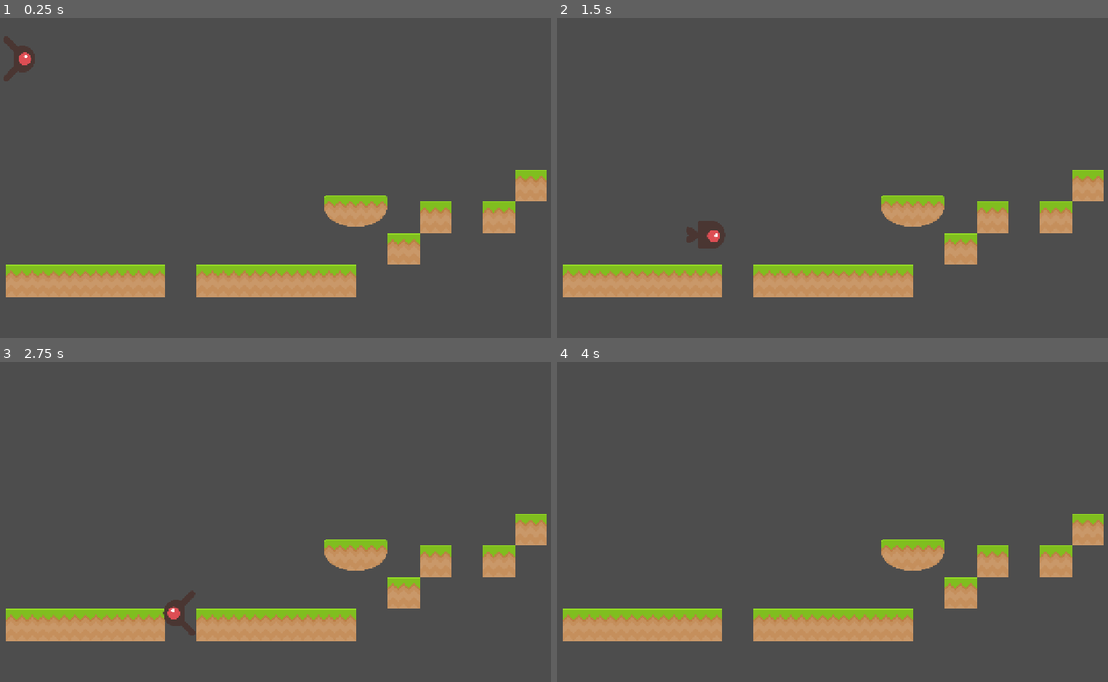
Above: before the commit, frames 1-4 (two rows, left to right).
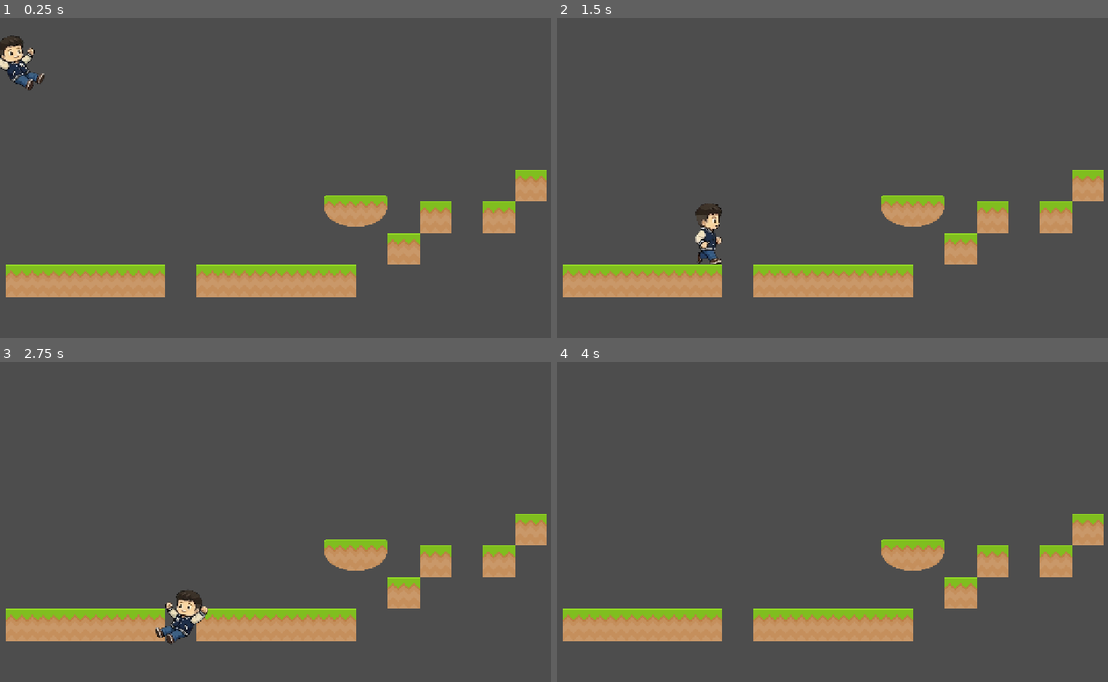
Above: after the commit, the same moments.

Repository: JunhyeongKim1/Retrieve-game-
Game: Godot game, scene res://scenes/stage/stage1.tscn
Same seed, same stepped clock (60 frames per second), same inputs: the game is played once before the commit and once after it.
Inputs:
- Up to frame 1 (0.25 s): no input
- Up to frame 2 (1.5 s): hold Right (ui_right) from 0.53 s (still down); tap Space (ui_accept) at 0.77 s
- Up to frame 3 (2.75 s): tap Space (ui_accept) at 1.52 s; release Right (ui_right) at 2.03 s; hold Left (ui_left) from 2.03 s (still down)
- Up to frame 4 (4 s): release Left (ui_left) at 2.78 s; hold Right (ui_right) from 2.78 s (still down); tap Space (ui_accept) at 3.02, 3.77 s; tap Enter at 3.5 s

The runs differ from the first frame. In frame 1, 0.8% of the frame differs, in the area x 0-9%, y 5-23%; in frame 2, 0.8%; in frame 3, 0.9%, in the area x 28-38%, y 71-88%; in frame 4, nothing differs.

Commit message:
플레이어 애니메이션 작업 끝

Diff:
--- a/scenes/player/player.tscn
+++ b/scenes/player/player.tscn
@@ -2,9 +2,9 @@
 
 [ext_resource type="Script" uid="uid://cwr5mut84nvq8" path="res://script/player/player.gd" id="1_gmlin"]
 [ext_resource type="Texture2D" uid="uid://bxcobg8sn7v8h" path="res://asset/player/Player_idle.png" id="2_dovo2"]
-[ext_resource type="Texture2D" uid="uid://dpf83ugtsvvw6" path="res://asset/art/enemyFlyingAlt_1.png" id="2_p47bc"]
-[ext_resource type="Texture2D" uid="uid://bs6g3ocyedbep" path="res://asset/art/enemyFlyingAlt_2.png" id="4_75vfm"]
-[ext_resource type="Texture2D" uid="uid://bwy63jileonlb" path="res://asset/art/enemySwimming_1.png" id="5_0owmy"]
+[ext_resource type="Texture2D" uid="uid://bsu0me8leadmh" path="res://asset/player/Player_fall.png" id="2_p47bc"]
+[ext_resource type="Texture2D" uid="uid://delo1r6v08lmt" path="res://asset/player/Player_jump.png" id="4_p47bc"]
+[ext_resource type="Texture2D" uid="uid://bva3tqi3sqjld" path="res://asset/player/Player_run.png" id="5_p47bc"]
 
 [sub_resource type="AtlasTexture" id="AtlasTexture_p47bc"]
 atlas = ExtResource("2_dovo2")
@@ -17,6 +17,30 @@
 [sub_resource type="AtlasTexture" id="AtlasTexture_0owmy"]
 atlas = ExtResource("2_dovo2")
 region = Rect2(256, 0, 128, 256)
+
+[sub_resource type="AtlasTexture" id="AtlasTexture_gx1jg"]
+atlas = ExtResource("5_p47bc")
+region = Rect2(256, 0, 128, 256)
+
+[sub_resource type="AtlasTexture" id="AtlasTexture_qek5x"]
+atlas = ExtResource("5_p47bc")
+region = Rect2(128, 0, 128, 256)
+
+[sub_resource type="AtlasTexture" id="AtlasTexture_5gtgg"]
+atlas = ExtResource("5_p47bc")
+region = Rect2(0, 0, 128, 256)
+
+[sub_resource type="AtlasTexture" id="AtlasTexture_h17s1"]
+atlas = ExtResource("5_p47bc")
+region = Rect2(640, 0, 128, 256)
+
+[sub_resource type="AtlasTexture" id="AtlasTexture_je7p5"]
+atlas = ExtResource("5_p47bc")
+region = Rect2(512, 0, 128, 256)
+
+[sub_resource type="AtlasTexture" id="AtlasTexture_fm80t"]
+atlas = ExtResource("5_p47bc")
+region = Rect2(384, 0, 128, 256)
 
 [sub_resource type="SpriteFrames" id="SpriteFrames_lvxji"]
 animations = [{
@@ -47,7 +71,7 @@
 }, {
 "frames": [{
 "duration": 1.0,
-"texture": ExtResource("4_75vfm")
+"texture": ExtResource("4_p47bc")
 }],
 "loop": true,
 "name": &"jump",
@@ -55,11 +79,38 @@
 }, {
 "frames": [{
 "duration": 1.0,
-"texture": ExtResource("5_0owmy")
+"texture": SubResource("AtlasTexture_gx1jg")
+}, {
+"duration": 1.0,
+"texture": SubResource("AtlasTexture_qek5x")
+}, {
+"duration": 1.0,
+"texture": SubResource("AtlasTexture_5gtgg")
+}, {
+"duration": 1.0,
+"texture": SubResource("AtlasTexture_h17s1")
+}, {
+"duration": 1.0,
+"texture": SubResource("AtlasTexture_je7p5")
+}, {
+"duration": 1.0,
+"texture": SubResource("AtlasTexture_fm80t")
+}, {
+"duration": 1.0,
+"texture": SubResource("AtlasTexture_je7p5")
+}, {
+"duration": 1.0,
+"texture": SubResource("AtlasTexture_h17s1")
+}, {
+"duration": 1.0,
+"texture": SubResource("AtlasTexture_5gtgg")
+}, {
+"duration": 1.0,
+"texture": SubResource("AtlasTexture_qek5x")
 }],
 "loop": true,
 "name": &"run",
-"speed": 5.0
+"speed": 6.0
 }]
 
 [sub_resource type="RectangleShape2D" id="RectangleShape2D_gmlin"]
@@ -73,10 +124,11 @@
 metadata/_edit_group_ = true
 
 [node name="AnimatedSprite2D" type="AnimatedSprite2D" parent="." unique_id=990605289]
-position = Vector2(-2.5, -0.5)
+position = Vector2(-1, -14)
 scale = Vector2(0.65, 0.65)
 sprite_frames = SubResource("SpriteFrames_lvxji")
-animation = &"idle"
+animation = &"jump"
+frame_progress = 0.13645472
 
 [node name="CollisionShape2D" type="CollisionShape2D" parent="." unique_id=1963167268]
 position = Vector2(-2, -1)
Binary file added: asset/player/Player_fall.png
Not shown, added: asset/player/Player_fall.png.import
Binary file changed: asset/player/Player_idle.png
Binary file added: asset/player/Player_jump.png
Not shown, added: asset/player/Player_jump.png.import
Binary file added: asset/player/Player_run.png
Not shown, added: asset/player/Player_run.png.import
